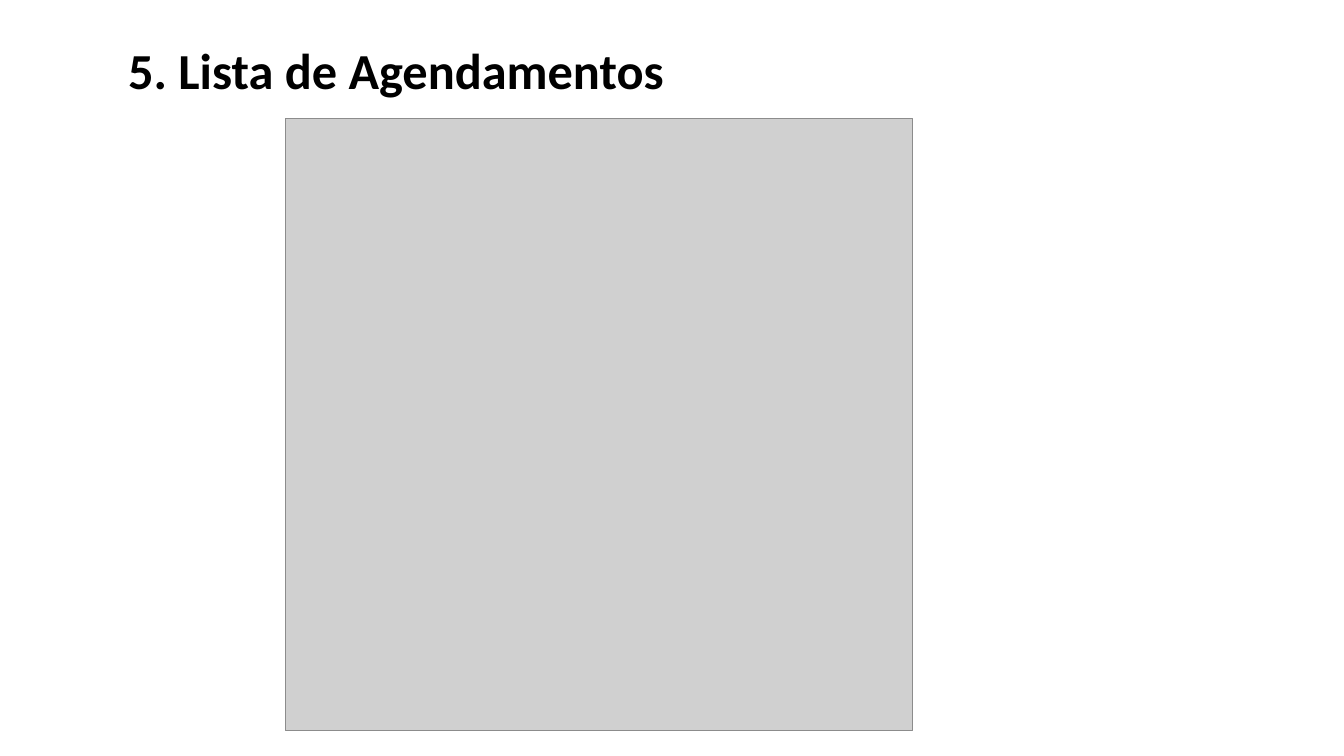
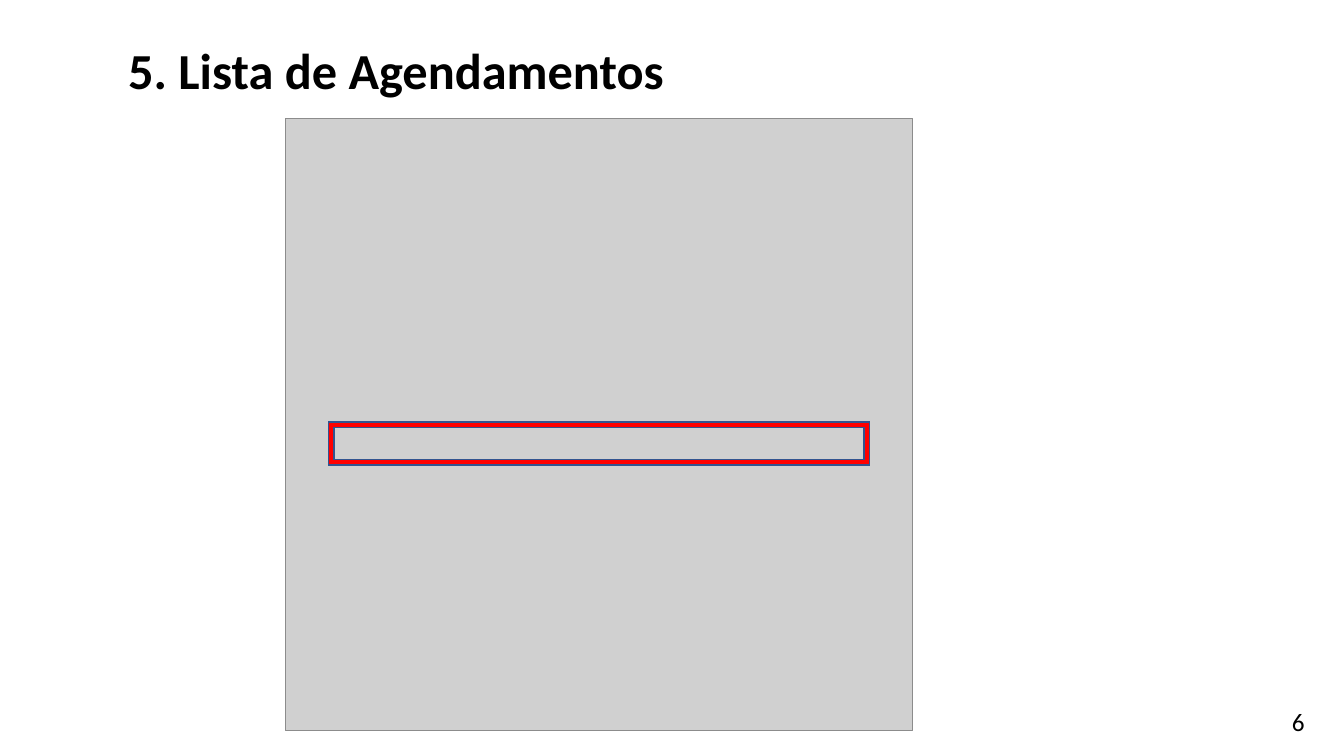
Before and after one commit to nancialaudino/CligestApp, a slide deck: slide 7 of Apresentação_CligestApp.pptx (slide 6 before the commit). Drawn at 1344x756 pixels with LibreOffice and Linux fonts; fonts in the diff are those of the drawing; grey boxes stand for pictures. Boxes give left, top, right and bottom in pixels: in the first picture for what was removed or moved away, otherwise in the second. Text is boxed around its words. In the diff, an @@ line names an element or a change of style, - is before the commit and + after.

```diff
--- a/Apresentação_CligestApp.pptx
+++ b/Apresentação_CligestApp.pptx
@@ frame added at (x1=329, y1=422, x2=869, y2=466), fill #FF0000, outline #325491 1 pt @@
@@ text added at (x1=1292, y1=714, x2=1305, y2=731), 18 pt, text #000000 @@
+6
```
Also in this commit, not shown: 6 other slides changed, 2 slides added.
